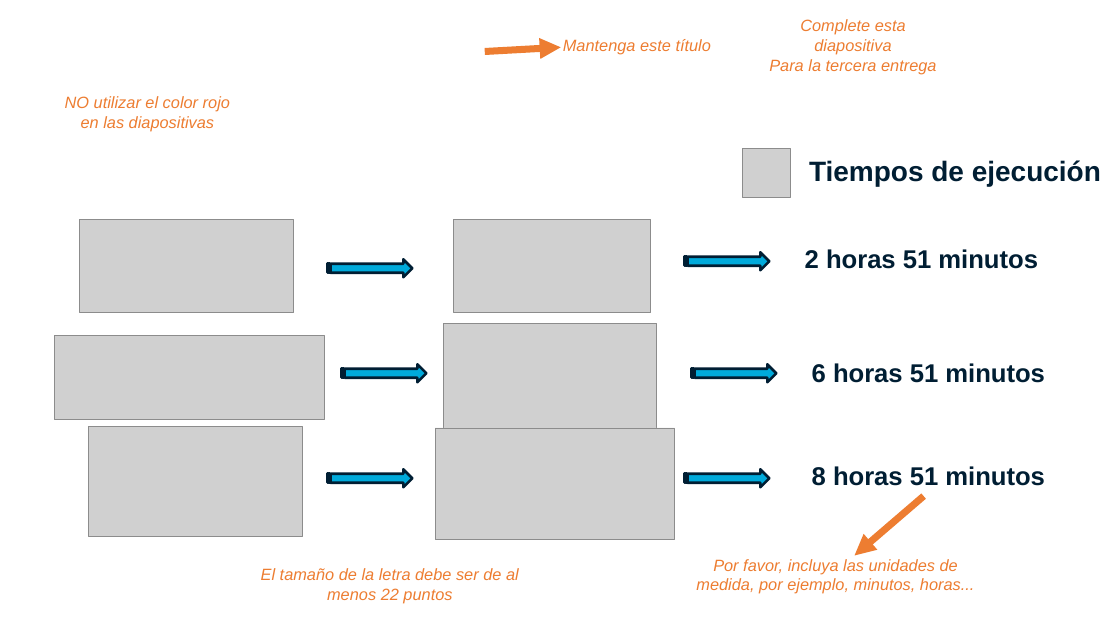
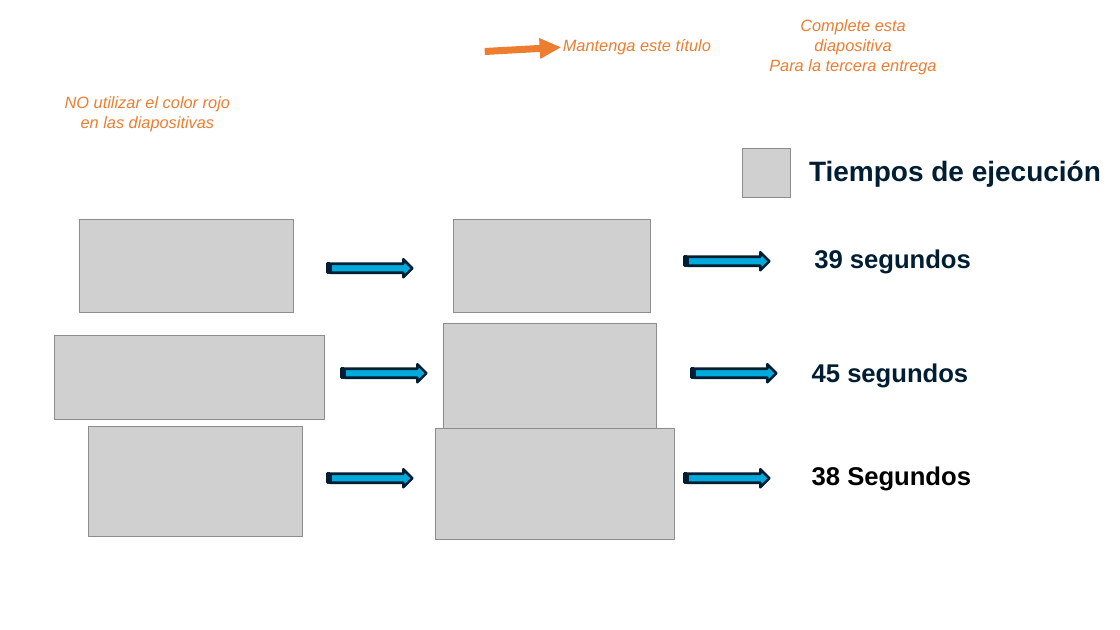
Before and after one commit to Juanesjara/ST0247-002, a slide deck: slide 9 of proyecto/informe/entrega2/Diapositivas.pptx. Drawn at 1120x630 pixels with LibreOffice and Linux fonts; fonts in the diff are those of the drawing; grey boxes stand for pictures; background and template pictures are left out. Boxes give left, top, right and bottom in pixels: in the first picture for what was removed or moved away, otherwise in the second. Text is boxed around its words. In the diff, an @@ line names an element or a change of style, - is before the commit and + after.

```diff
--- a/proyecto/informe/entrega2/Diapositivas.pptx
+++ b/proyecto/informe/entrega2/Diapositivas.pptx
@@ text at bbox=[814, 249, 971, 274]: text changed @@
-2 horas 51 minutos
+39 segundos
@@ text at bbox=[812, 363, 968, 388]: text changed @@
-6 horas 51 minutos
+45 segundos
@@ text at bbox=[812, 466, 971, 491]: text changed; text colour #001E33 to #000000 @@
-8 horas 51 minutos
+38 Segundos
@@ freeform shape removed at bbox=[854, 497, 923, 556] @@
@@ text removed at bbox=[261, 568, 519, 604] @@
-El tamaño de la letra debe ser de al menos 22 puntos
@@ text removed at bbox=[696, 559, 974, 594] @@
-Por favor, incluya las unidades de medida, por ejemplo, minutos, horas...
```
Also in this commit, not shown: 5 other slides changed, 2 slides removed.
